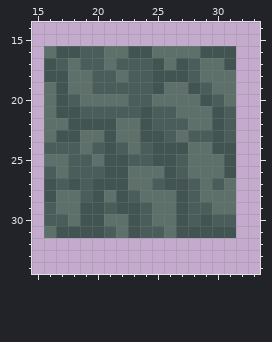
Two versions of one pixel-art file, CaveBlazer/CaveBlazer/sprites/tile-sets/test 3.aseprite. Above: the version before the commit.
48x48 pixels, 1 frame. Shown: x 15..33, y 14..34.
New version:
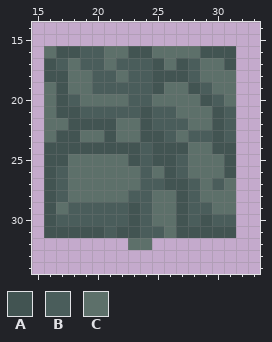
Palette (. is transparent): A #425452  B #4a5d5b  C #5d706a
Diff:
The edit turns colour B into colour A in row 24 at x 16 to 18, 20 and 22; in row 25 at x 23; in row 26 at x 16; in rows 29 to 30 at x 16.
The edit turns colour C into colour A in row 24 at x 19 and 23; in row 25 at x 16 to 17; in row 31 at x 16 and 22.
The edit turns colour A into colour B in row 29 at x 19 to 20 and 22; in row 30 at x 19 to 20.
The edit turns colour C into colour B in row 26 at x 17 and 24; in row 27 at x 24; in row 28 at x 17 and 24; in row 29 at x 18; in row 30 at x 18 and 21 to 22.
There is now colour C in row 32 at x 23 to 24.
The edit turns colour A into colour C in rows 25 to 26 at x 21 to 22; in row 27 at x 18 and 20 to 22; in row 28 at x 20 and 22.
The edit turns colour B into colour C in row 25 at x 18 to 19; in row 26 at x 18 to 20; in rows 27 to 28 at x 19.
Pixel boxes of the changes (left, top, right, bottom) in both pictures:
changed: (44, 142, 152, 250)
